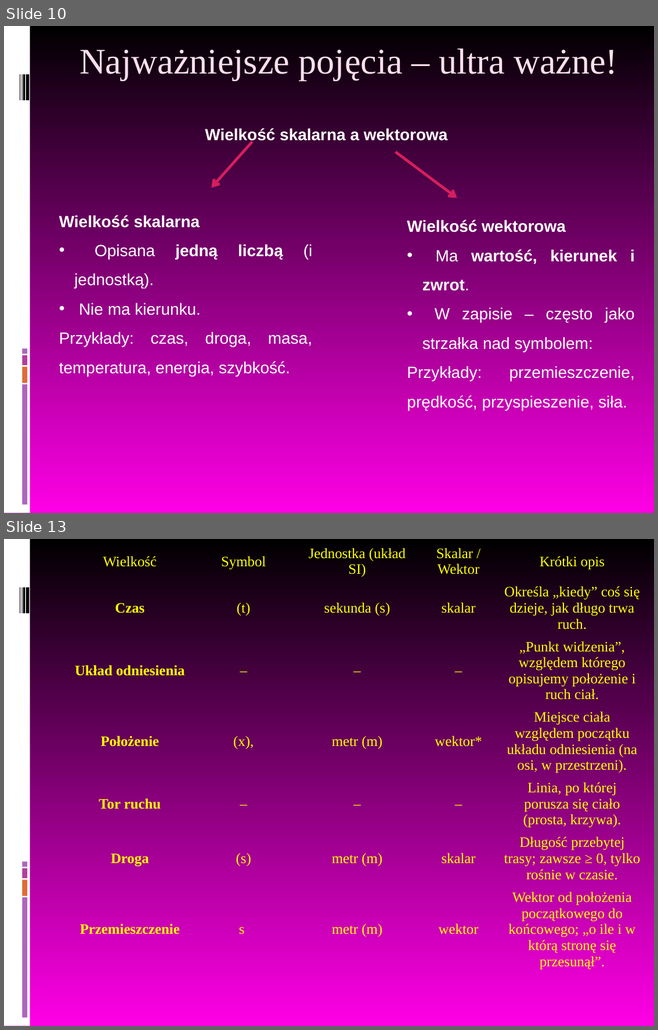
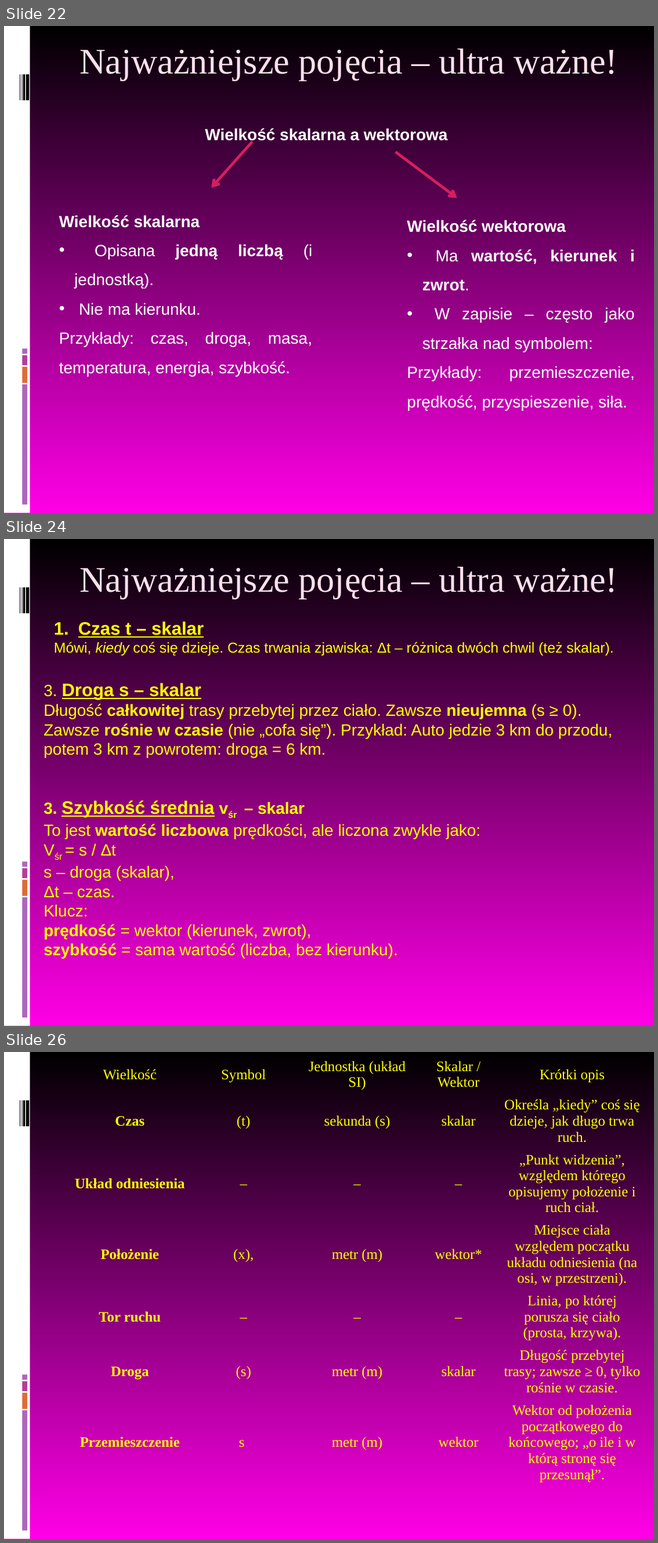
Before and after one commit to MichalMus/Fizyka-w-szkole, a slide deck: 4.Kinematyka/2.Ruch jednostajny prostoliniowy.ppt. Shown one above the other, each under a label of ours: slides 10 and 13 before the commit, slides 22, 24 and 26 after it; the slides between them are not shown. The pictures are 658x1030 and 658x1543 pixels, drawn with LibreOffice and Linux fonts; fonts in the diff are those of the drawing. Boxes give left, top, right and bottom in pixels: in the first picture for what was removed or moved away, otherwise in the second. Text is boxed around its words. In the diff, an @@ line names an element or a change of style, - is before the commit and + after.

```diff
--- a/4.Kinematyka/2.Ruch jednostajny prostoliniowy.ppt
+++ b/4.Kinematyka/2.Ruch jednostajny prostoliniowy.ppt
@@ slide 24 added at (4,539,654,1026), background gradient #000000 to #FF00E6; not listed: 9 template elements that a slide beside it also shows @@
@@ title added at (79,567,617,599), 40 pt, text #FAE0EC @@
+Najważniejsze pojęcia – ultra ważne!
@@ text added at (54,621,613,656), 16 pt, text #FFFF00 @@
+1. Czas t – skalar
+Mówi, kiedy coś się dzieje. Czas trwania zjawiska: Δt – różnica dwóch chwil (też skalar).
@@ text added at (43,683,612,758), 18 pt, text #FFFF00 @@
+3. Droga s – skalar
+Długość całkowitej trasy przebytej przez ciało. Zawsze nieujemna (s ≥ 0).
+Zawsze rośnie w czasie (nie „cofa się”). Przykład: Auto jedzie 3 km do przodu, potem 3 km z powrotem: droga = 6 km.
@@ text added at (43,801,480,959), 18 pt, text #FFFF00 @@
+3. Szybkość średnia vśr – skalar
+To jest wartość liczbowa prędkości, ale liczona zwykle jako:
+Vśr = s / Δt
+s – droga (skalar),
+Δt – czas.
+Klucz:
+prędkość = wektor (kierunek, zwrot),
+szybkość = sama wartość (liczba, bez kierunku).
@@ what was slide 10 is now slide 22 @@
@@ what was slide 13 is now slide 26 @@
```
Also in this commit, not shown: 3 slides changed, 15 other slides added, 3 slides removed, 2 other files.
